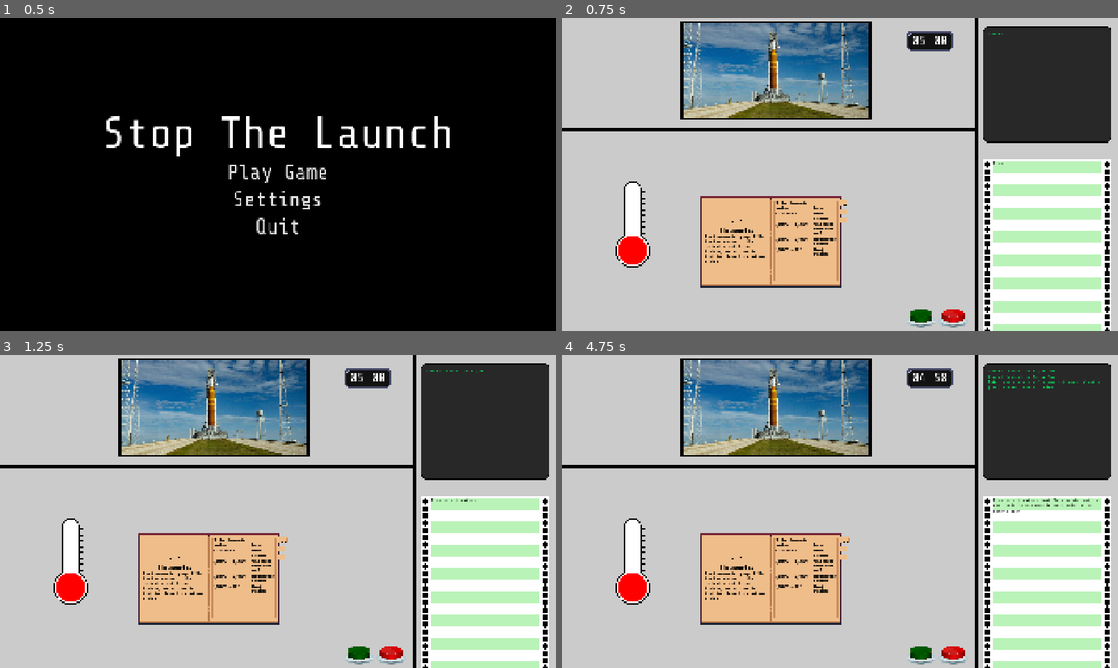
Above: before the commit, frames 1-4 (two rows, left to right).
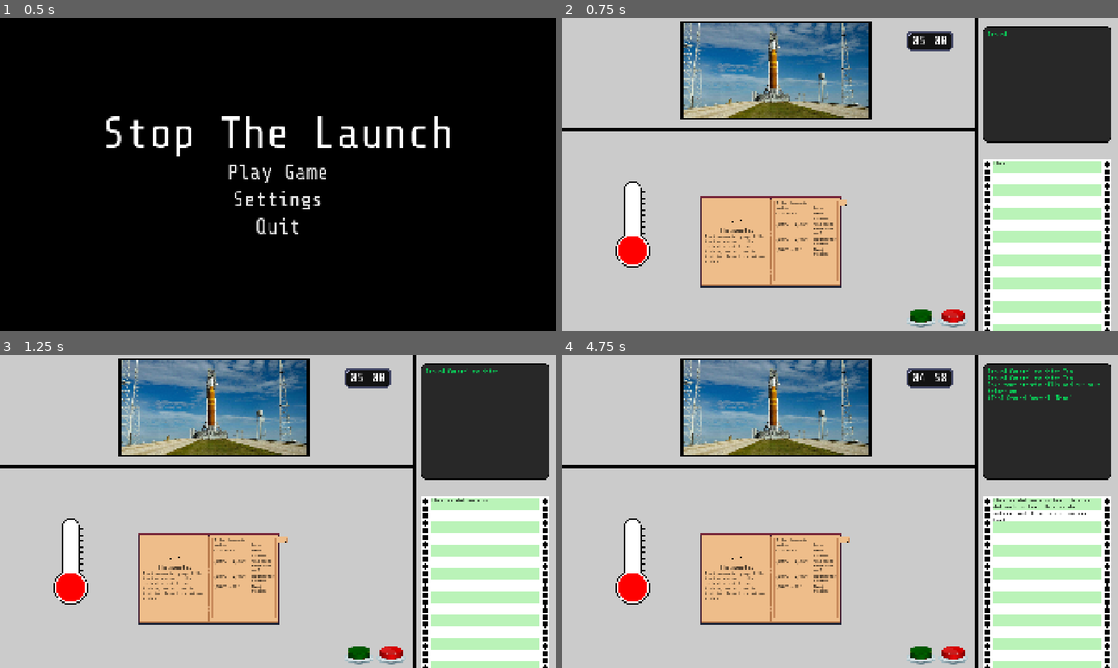
Above: after the commit, the same moments.

Repository: bukit3point0/gmtk2026
Game: Godot game, scene res://scenes/game_root.tscn
Same seed, same stepped clock (60 frames per second), same inputs: the game is played once before the commit and once after it.
Inputs (mouse positions are in pixels of both pictures, inside the frame that each line leads up to):
- Up to frame 1 (0.5 s): no input
- Up to frame 2 (0.75 s): click "Play Game" at 0.5 s
- Up to frame 3 (1.25 s): no input
- Up to frame 4 (4.75 s): click (845, 539) at 1.25 s; click "Play Game" at 2 s; click (923, 655) at 2.75 s; click (923, 655) at 3.5 s; click (951, 655) at 4.25 s

Frame 1 is identical in both runs. In frame 2, 0.7% of the frame differs, in the area x 25-80%, y 4-79%; in frame 3, 0.8%; in frame 4, 1.5%, in the area x 25-97%, y 4-79%.

Commit message:
update visibility

Diff:
--- a/scenes/background.tscn
+++ b/scenes/background.tscn
@@ -39,6 +39,7 @@
 [node name="RichTextLabel" type="RichTextLabel" parent="TextureRect/DotMatrix/MarginContainer" unique_id=703460623]
 layout_mode = 2
 theme_override_colors/default_color = Color(0, 0, 0, 1)
+theme_override_font_sizes/normal_font_size = 20
 text = "This is dot matrix text This is dot matrix text This is dot matrix text This is dot matrix text "
 scroll_following = true
 
@@ -64,6 +65,7 @@
 [node name="RichTextLabel" type="RichTextLabel" parent="TextureRect/GroundToShipText/MarginContainer" unique_id=1728408951]
 layout_mode = 2
 theme_override_colors/default_color = Color(0, 1, 0.4, 1)
+theme_override_font_sizes/normal_font_size = 20
 text = "Ground Control to Major Tom
 Ground Control to Major Tom
 Take your protein pills and put your helmet on
--- a/scenes/game.tscn
+++ b/scenes/game.tscn
@@ -701,6 +701,7 @@
 libraries/ = SubResource("AnimationLibrary_kvpfn")
 
 [node name="Cody1" type="Node2D" parent="Level1/Table/InstructionBook/Pages" unique_id=138420742]
+visible = false
 metadata/_edit_lock_ = true
 
 [node name="PageTitle" type="RichTextLabel" parent="Level1/Table/InstructionBook/Pages/Cody1" unique_id=99320038]
@@ -710,7 +711,7 @@
 offset_bottom = -28.0
 theme_override_colors/default_color = Color(0, 0, 0, 1)
 theme_override_font_sizes/normal_font_size = 20
-text = "Thermometer"
+text = "Cody1"
 horizontal_alignment = 1
 
 [node name="LeftText" type="RichTextLabel" parent="Level1/Table/InstructionBook/Pages/Cody1" unique_id=1313603129]
@@ -864,6 +865,7 @@
 libraries/ = SubResource("AnimationLibrary_kvpfn")
 
 [node name="Cody2" type="Node2D" parent="Level1/Table/InstructionBook/Pages" unique_id=592914226]
+visible = false
 metadata/_edit_lock_ = true
 
 [node name="PageTitle" type="RichTextLabel" parent="Level1/Table/InstructionBook/Pages/Cody2" unique_id=791229377]
@@ -873,7 +875,7 @@
 offset_bottom = -28.0
 theme_override_colors/default_color = Color(0, 0, 0, 1)
 theme_override_font_sizes/normal_font_size = 20
-text = "Thermometer"
+text = "Cody2"
 horizontal_alignment = 1
 
 [node name="LeftText" type="RichTextLabel" parent="Level1/Table/InstructionBook/Pages/Cody2" unique_id=1691945324]
--- a/scripts/instruction_book.gd
+++ b/scripts/instruction_book.gd
@@ -6,6 +6,7 @@
 @onready var tab_2_animation_player: AnimationPlayer = $Pages/Cody1/AnimationPlayer
 @onready var tab_3_animation: AnimatedSprite2D = $Pages/Cody2/Tab3Animation
 @onready var tab_3_animation_player: AnimationPlayer = $Pages/Cody2/AnimationPlayer
+@onready var pages: Node2D = $Pages
 
 var instruction_book_dragging = false
 var currently_open_tab = 1
@@ -18,6 +19,7 @@
 func _ready() -> void:
 	connect("instruction_book_drag_signal", Callable(self, "_set_instruction_book_drag"))
 	play_tab_1()
+	close_other_tabs()
 
 func _process(_delta: float) -> void:
 	if instruction_book_dragging:
@@ -72,28 +74,67 @@
 			play_tab_2(false)
 
 func play_tab_1(open: bool = true) -> void:
+	var page = pages.get_node("Thermometer")
+	var title = page.get_node("PageTitle")
+	var left_text = page.get_node("LeftText")
+	var book_image = page.get_node("BookImage")
+	var instructions = page.get_node("Instructions")
+	title.visible = false
+	left_text.visible = false
+	book_image.visible = false
+	instructions.visible = false
 	if tab_1_opened and !open:
 		tab_1_animation.play("close_tab")
 		tab_1_animation_player.play("close_tab")
 	elif !tab_1_opened and open:
 		tab_1_animation.play("open_tab")
 		tab_1_animation_player.play("open_tab")
+	title.visible = open
+	left_text.visible = open
+	book_image.visible = open
+	instructions.visible = open
 	tab_1_opened = open
 
 func play_tab_2(open: bool = true) -> void:
+	var page = pages.get_node("Cody1")
+	var title = page.get_node("PageTitle")
+	var left_text = page.get_node("LeftText")
+	var book_image = page.get_node("BookImage")
+	var instructions = page.get_node("Instructions")
+	title.visible = false
+	left_text.visible = false
+	book_image.visible = false
+	instructions.visible = false
 	if tab_2_opened and !open:
 		tab_2_animation.play("close_tab")
 		tab_2_animation_player.play("close_tab")
 	elif !tab_2_opened and open:
 		tab_2_animation.play("open_tab")
 		tab_2_animation_player.play("open_tab")
+	title.visible = open
+	left_text.visible = open
+	book_image.visible = open
+	instructions.visible = open
 	tab_2_opened = open
 
 func play_tab_3(open: bool = true) -> void:
+	var page = pages.get_node("Cody2")
+	var title = page.get_node("PageTitle")
+	var left_text = page.get_node("LeftText")
+	var book_image = page.get_node("BookImage")
+	var instructions = page.get_node("Instructions")
+	title.visible = false
+	left_text.visible = false
+	book_image.visible = false
+	instructions.visible = false
 	if tab_3_opened and !open:
 		tab_3_animation.play("close_tab")
 		tab_3_animation_player.play("close_tab")
 	elif !tab_3_opened and open:
 		tab_3_animation.play("open_tab")
 		tab_3_animation_player.play("open_tab")
+	title.visible = open
+	left_text.visible = open
+	book_image.visible = open
+	instructions.visible = open
 	tab_3_opened = open
